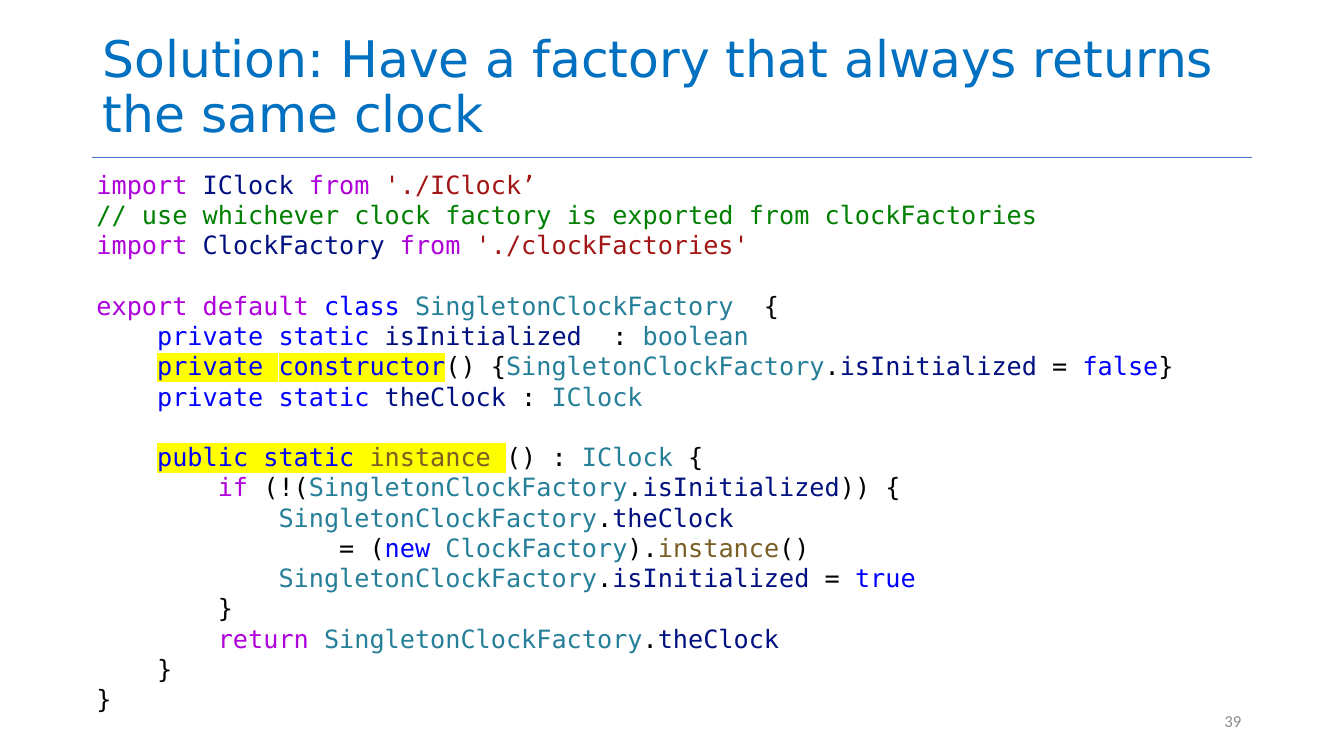
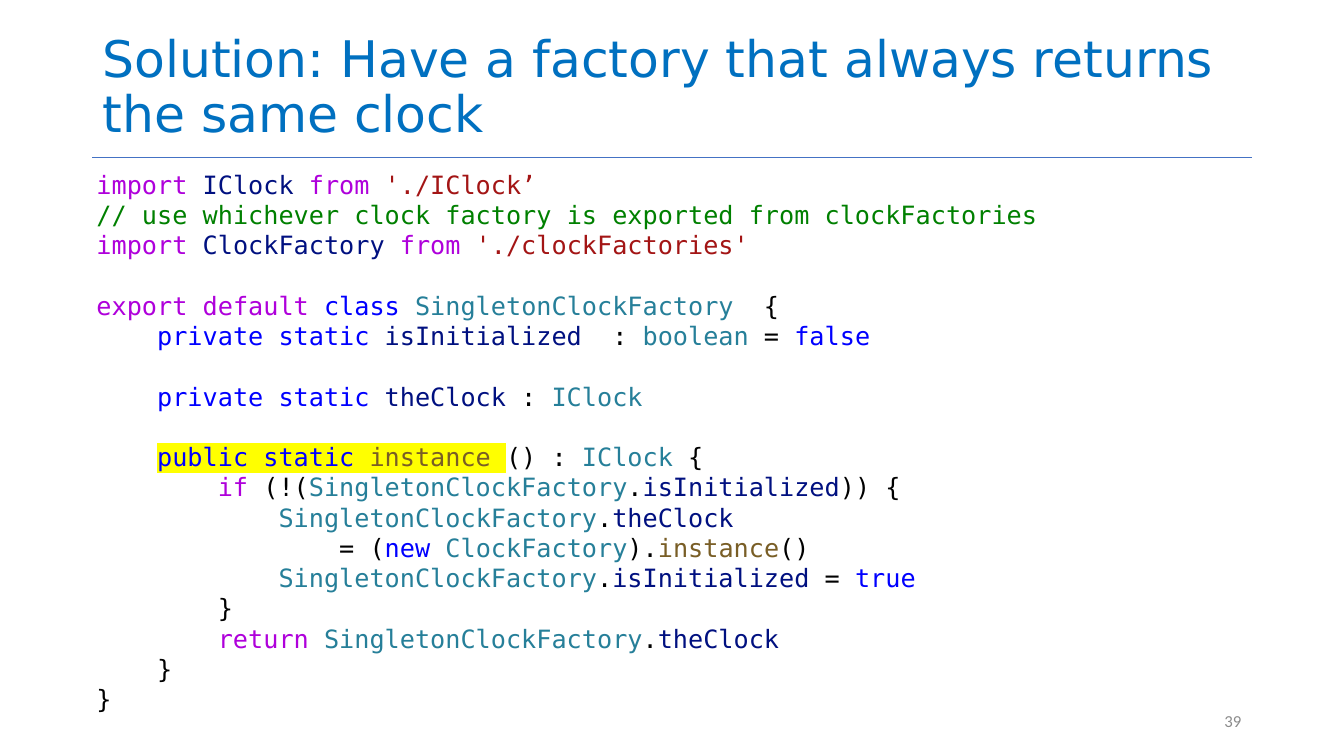
Before and after one commit to neu-se/CS4530-Fall-2022, a slide deck: slide 39 of Slides/Lesson 04 Interaction-Level Design Patterns.pptx. Drawn at 1344x756 pixels with LibreOffice and Linux fonts; fonts in the diff are those of the drawing. Boxes give left, top, right and bottom in pixels: in the first picture for what was removed or moved away, otherwise in the second. Text is boxed around its words. In the diff, an @@ line names an element or a change of style, - is before the commit and + after.

Commit message:
improved singleton code

```diff
--- a/Slides/Lesson 04 Interaction-Level Design Patterns.pptx
+++ b/Slides/Lesson 04 Interaction-Level Design Patterns.pptx
@@ text at box(157, 325, 870, 412): text changed @@
-private static isInitialized : boolean
-private constructor() {SingletonClockFactory.isInitialized = false}
-private static theClock : IClock
+private static isInitialized : boolean = false
+private static theClock : IClock
```
